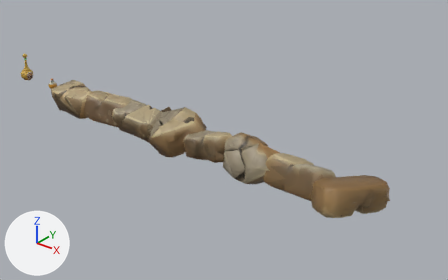
The Blender file tools/blender/pharm/fx_pharm_tripo.blend: old version first, new version second.
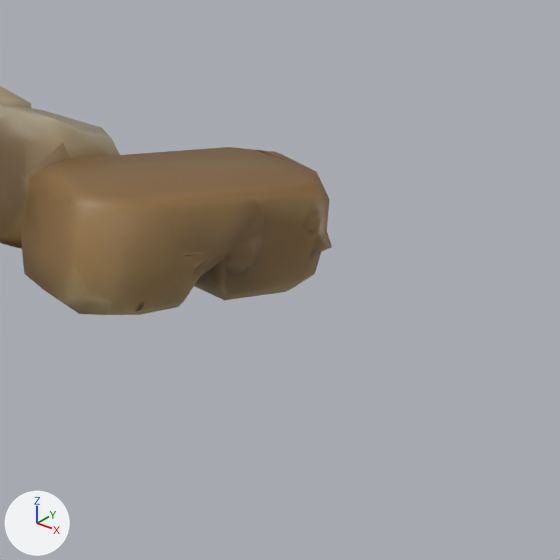
The first picture shows the older version from a camera (50 mm lens) standing at (19.42, -12.54, 8.09) and looking at (8.8, 0.73, -0.14). The close-ups show the older and then the newer version on the part from 68% to 100% of the width and 49% to 100% of the height of that picture. Only the edits that show in the close-ups are written down. The lights are fixed; the arrows at lower left show +X, +Y and +Z.

Names of what the first close-up shows: 'tripo_shard_6', 'tripo_shard_7'.
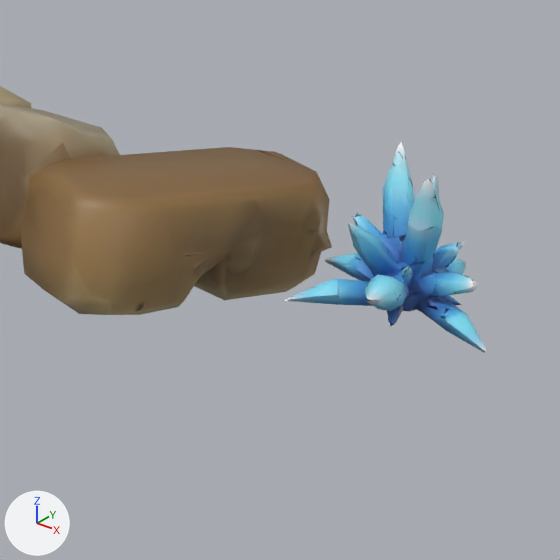
The newer file is also turned or shifted as a whole; pictures and numbers use the older file's frame.

Location of each change, (x1, y1, x2, y2) in pixels of the close-ups (560 x 560 px):
'tripo_ice', added (blue)
    after: (284, 142, 487, 352)

What changed in the scene script:
```text
Add img_tripo_ice_col_png:
    img_tripo_ice_col_png = load_image('tripo_ice_col.png', '_unpacked/tripo_ice_col.png', 512, 512, 'sRGB')
Add mat_m_tripo_ice:
    mat_m_tripo_ice = principled_material('M_tripo_ice')
    mat_m_tripo_ice.texture = img_tripo_ice_col_png
Add me_tripo_ice:
    me_tripo_ice.from_pydata(...)  # 1769 vertices, 1600 faces, 147 loose edges; spans x -0.59..0.59, y -0.705..0.705, z 0.0..1.0
    me_tripo_ice.materials.append(mat_m_tripo_ice)  # picture img_tripo_ice_col_png
Add ob_tripo_ice:
    ob_tripo_ice = bpy.data.objects.new('tripo_ice', me_tripo_ice)
    ob_tripo_ice.location = (15.0, 0.0, 0.0)
```
